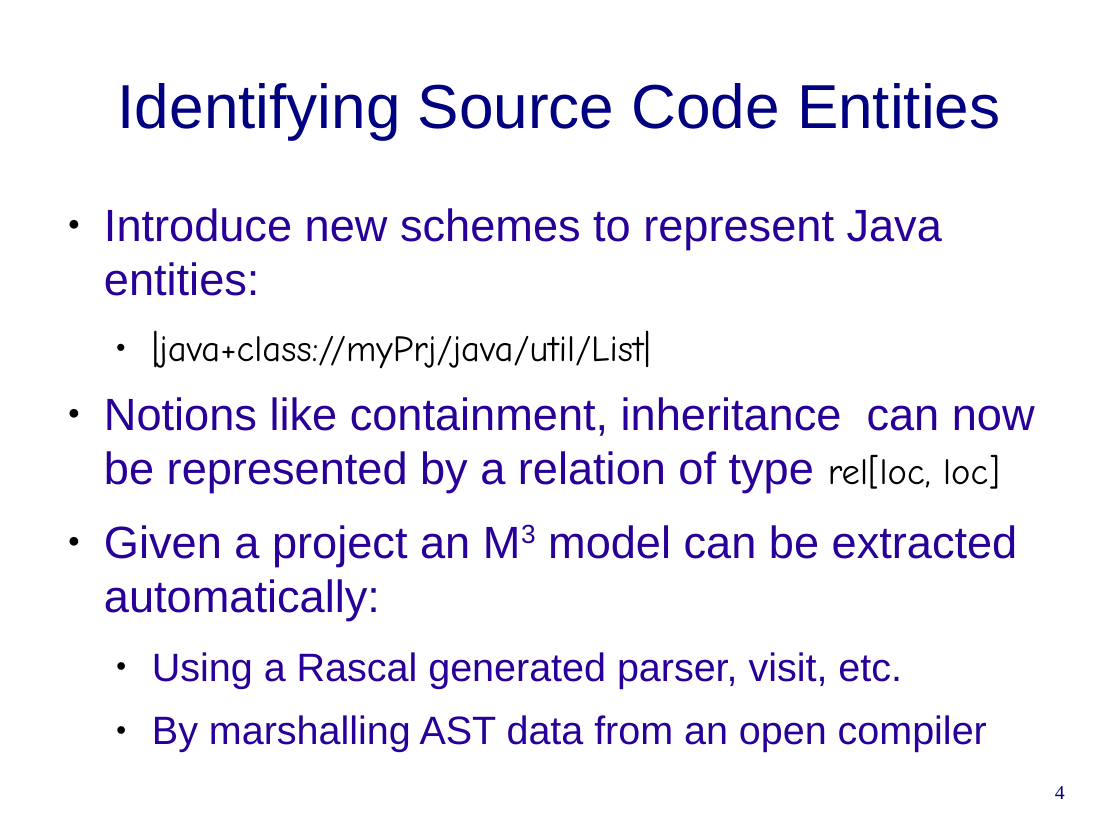
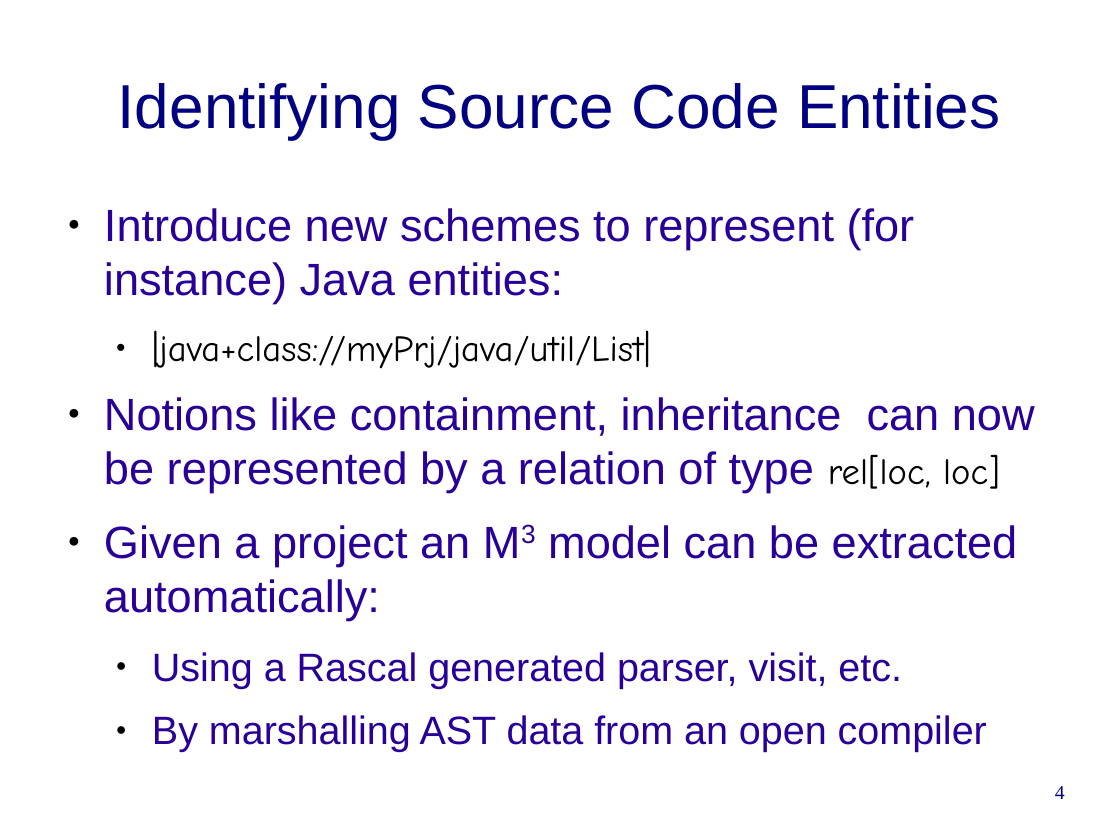
Before and after one commit to cwi-swat/rascal-course-pldi-2015, a slide deck: slide 4 of presentations/M3-overview.odp. Drawn at 1120x840 pixels with LibreOffice and Linux fonts; fonts in the diff are those of the drawing; background and template pictures are left out. Boxes give left, top, right and bottom in pixels: in the first picture for what was removed or moved away, otherwise in the second. Text is boxed around its words. In the diff, an @@ line names an element or a change of style, - is before the commit and + after.

```diff
--- a/presentations/M3-overview.odp
+++ b/presentations/M3-overview.odp
@@ text at (x1=104, y1=208, x2=915, y2=304): text changed @@
-● Introduce new schemes to represent Java entities:
+● Introduce new schemes to represent (for instance) Java entities:
```
Also in this commit, not shown: 1 other slide changed, 1 other file.
